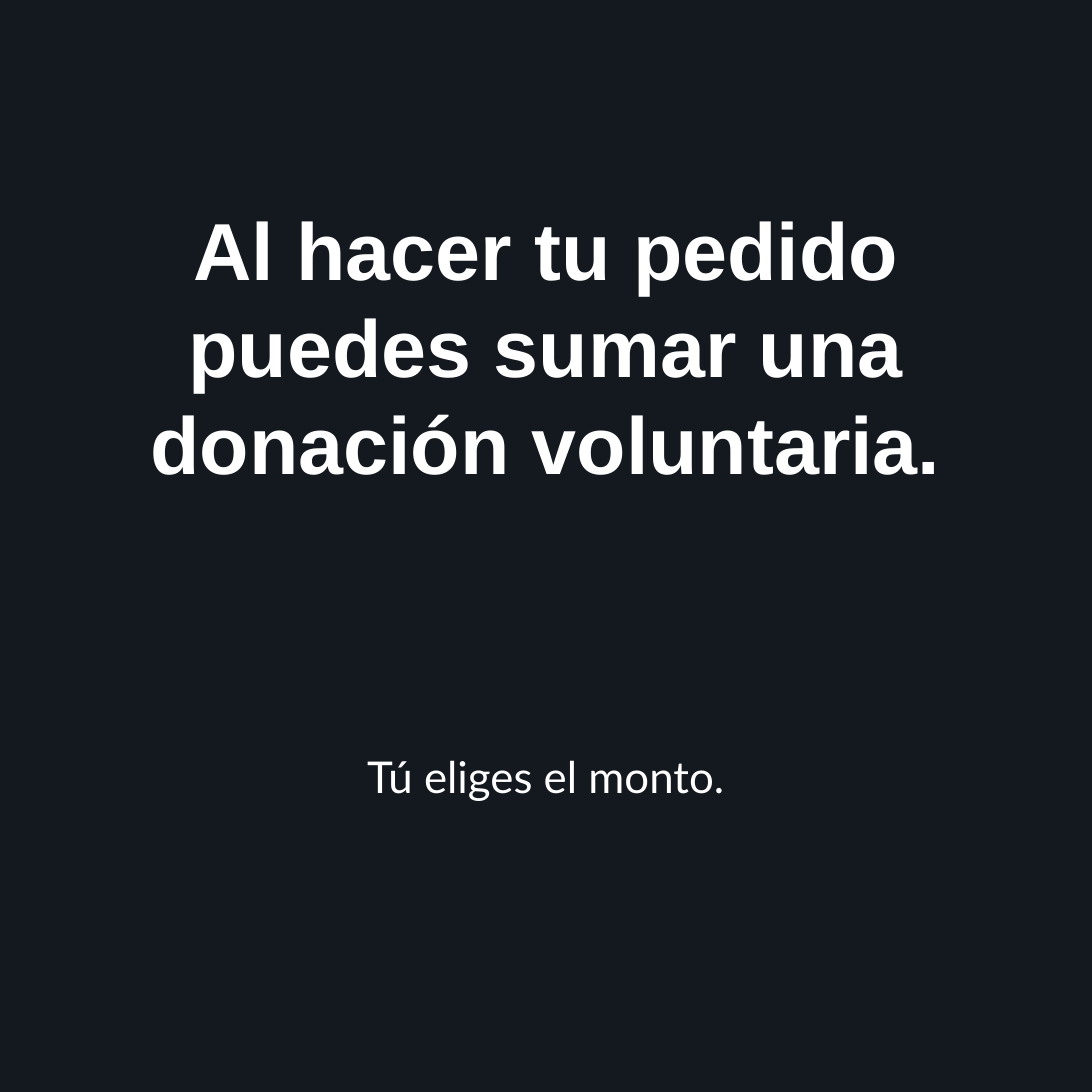
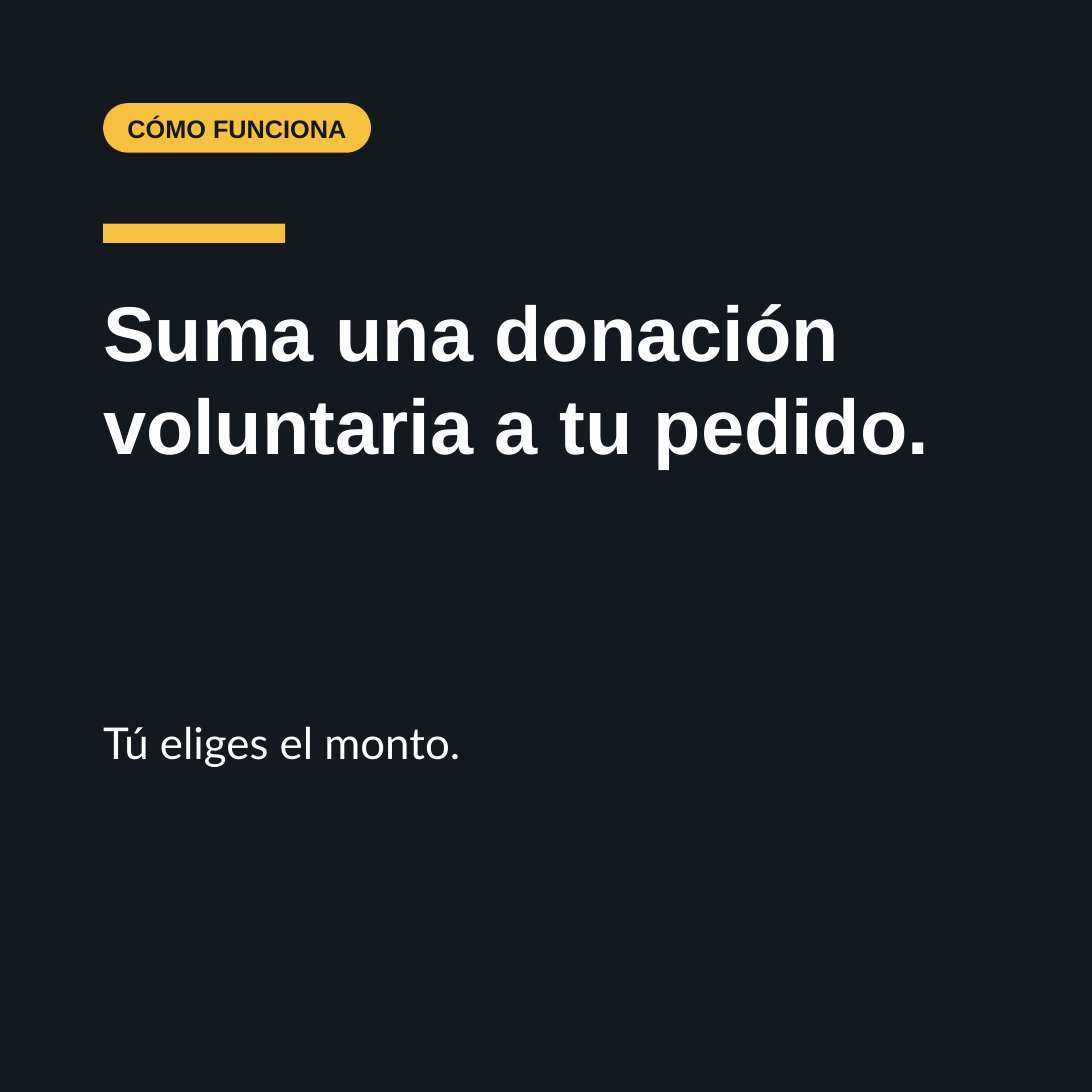
Before and after one commit to Notaly2026/huevera-canva, a slide deck: slide 2 of Dia-7/Carrusel Donacion - FB 1080x1080.pptx. Drawn at 1092x1092 pixels with LibreOffice and Linux fonts; fonts in the diff are those of the drawing. Boxes give left, top, right and bottom in pixels: in the first picture for what was removed or moved away, otherwise in the second. Text is boxed around its words. In the diff, an @@ line names an element or a change of style, - is before the commit and + after.

```diff
--- a/Dia-7/Carrusel Donacion - FB 1080x1080.pptx
+++ b/Dia-7/Carrusel Donacion - FB 1080x1080.pptx
@@ rounded rectangle added at (103, 103, 371, 153), fill #F5C13F, 15 pt, text #14181F, bold @@
+CÓMO FUNCIONA
@@ rectangle added at (103, 223, 285, 243), fill #F5C13F @@
@@ text at (103, 304, 929, 470): text changed; size 48 to 46 pt @@
-Al hacer tu pedido puedes sumar una donación voluntaria.
+Suma una donación voluntaria a tu pedido.
@@ text "Tú eliges el monto.": place and size @@
-text "Tú eliges el monto." at (367, 760, 724, 801)
+text "Tú eliges el monto." at (103, 726, 460, 767)
@@ text "Tú eliges el monto." at (103, 726, 460, 767): alignment centre to left @@
```
Also in this commit, not shown: 4 other slides changed, 12 other files.
